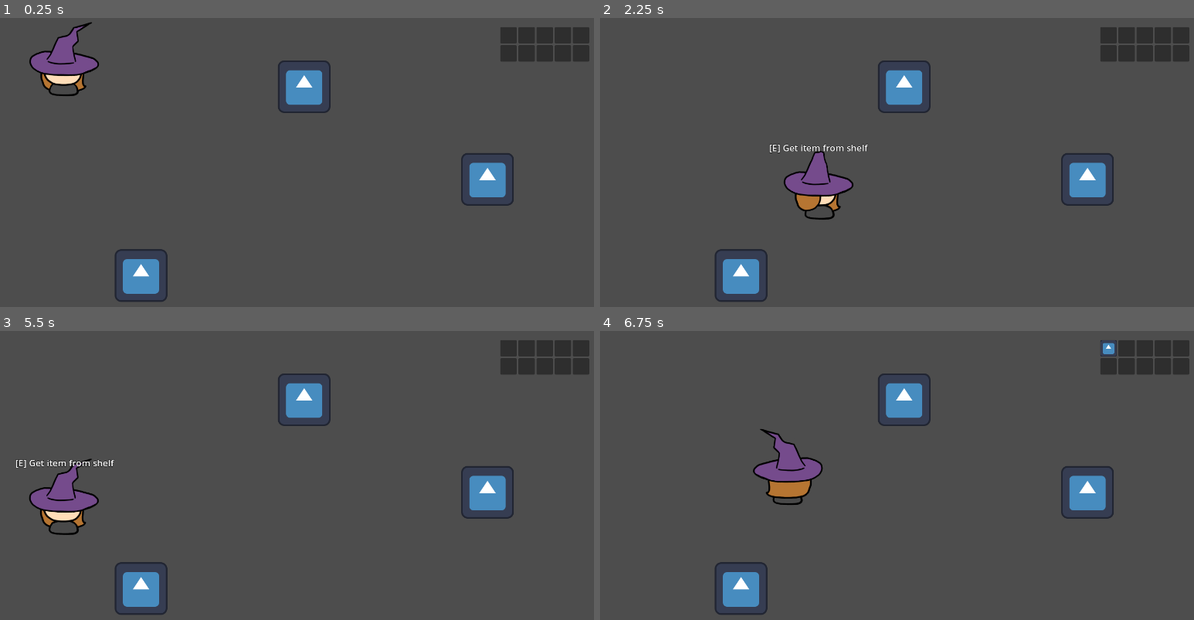
Above: before the commit, frames 1-4 (two rows, left to right).
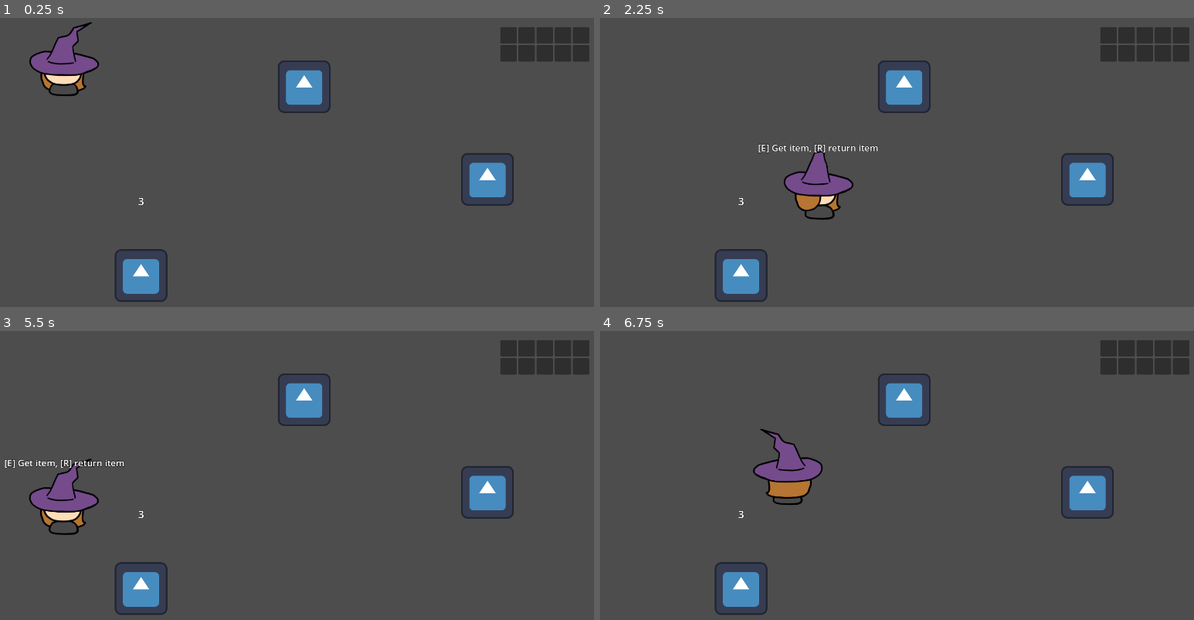
Above: after the commit, the same moments.

Repository: monaimerr/Ryhm-2
Game: Godot game, scene res://scenes/main/main.tscn
Two runs of this game, one before a commit and one after it. Both use one fixed random seed, a clock stepped at 60 frames per second and the inputs below. This scene is started directly instead of the project's main scene. The engine's default icon, where the game draws it, is replaced by a stand-in: a white triangle on a blue panel in a dark square.
Inputs (mouse positions are in pixels of both pictures, inside the frame that each line leads up to):
- Up to frame 1 (0.25 s): no input
- Up to frame 2 (2.25 s): tap Enter at 0.5 s; move the mouse to (1027, 165) at 0.52 s; press the mouse at (1027, 165) at 0.53 s; hold D (right) 0.53-1.28 s; tap E (interact) at 0.8, 1.35 s; move the mouse to (772, 200) at 1.27 s; release the mouse at (772, 200) at 1.28 s; hold S (down) 1.28-2.03 s; tap R (alternative interact, bound only after the commit) at 1.55 s; move the mouse to (956, 110) at 2.02 s; hold D (right) from 2.03 s (still down); hold R (alternative interact, bound only after the commit) from 2.03 s (still down)
- Up to frame 3 (5.5 s): click (356, 423) at 2.3 s; move the mouse to (261, 562) at 2.77 s; release D (right) at 2.78 s; release R (alternative interact, bound only after the commit) at 2.78 s; hold W (up) 2.78-3.53 s; click (261, 562) at 2.85 s; tap E (interact) at 3.05, 3.5, 5.3 s; move the mouse to (481, 544) at 3.52 s; hold E (interact) 3.53-4.28 s; hold A (left) 3.53-5.03 s; tap R (alternative interact, bound only after the commit) at 3.8, 4.35 s; move the mouse to (106, 446) at 4.27 s; click (106, 446) at 4.55 s; move the mouse to (326, 495) at 5.02 s; press the mouse at (326, 495) at 5.03 s; hold S (down) from 5.03 s (still down)
- Up to frame 4 (6.75 s): move the mouse to (801, 411) at 5.77 s; release S (down) at 5.78 s; release the mouse at (801, 411) at 5.78 s; hold D (right) 5.78-6.53 s; tap E (interact) at 5.85 s; tap R (alternative interact, bound only after the commit) at 6.05 s; move the mouse to (1027, 478) at 6.52 s; hold W (up) from 6.53 s (still down); hold R (alternative interact, bound only after the commit) from 6.53 s (still down)

The runs differ from the first frame. In frame 1, less than 0.1% of the frame differs, in the area x 23-25%, y 62-65%; in frame 2, 0.3%, in the area x 23-47%, y 43-65%; in frame 3, 0.3%; in frame 4, 0.1%.

Commit message:
Completed all the functionality of the shelf scene. It includes and item counter, get item and return item functionality. Required required additions to the interaction scripts

Diff:
--- a/flask/project.godot
+++ b/flask/project.godot
@@ -74,6 +74,11 @@
 "events": [Object(InputEventKey,"resource_local_to_scene":false,"resource_name":"","device":-1,"window_id":0,"alt_press …(192 unchanged characters)…
 ]
 }
+"alternative interact"={
+"deadzone": 0.2,
+"events": [Object(InputEventKey,"resource_local_to_scene":false,"resource_name":"","device":-1,"window_id":0,"alt_pressed":false,"shift_pressed":false,"ctrl_pressed":false,"meta_pressed":false,"pressed":false,"keycode":0,"physical_keycode":82,"key_label":0,"unicode":114,"location":0,"echo":false,"script":null)
+]
+}
 
 [physics]
 
--- a/flask/scenes/entities/objects/ingredient_shelf.tscn
+++ b/flask/scenes/entities/objects/ingredient_shelf.tscn
@@ -11,6 +11,11 @@
 [sub_resource type="RectangleShape2D" id="RectangleShape2D_hmms1"]
 size = Vector2(576, 320)
 
+[sub_resource type="LabelSettings" id="LabelSettings_d66vj"]
+font_size = 25
+outline_size = 2
+outline_color = Color(0, 0, 0, 1)
+
 [node name="IngredientShelf" type="StaticBody2D"]
 script = ExtResource("1_n20qf")
 item = ExtResource("2_d66vj")
@@ -22,7 +27,16 @@
 [node name="Sprite2D" type="Sprite2D" parent="."]
 
 [node name="Interactable" parent="." instance=ExtResource("2_l0nur")]
-interact_name = "[E] Get item from shelf"
+interact_name = "[E] Get item, [R] return item"
 
 [node name="CollisionShape2D" type="CollisionShape2D" parent="Interactable"]
 shape = SubResource("RectangleShape2D_hmms1")
+
+[node name="Label" type="Label" parent="."]
+offset_left = -56.0
+offset_top = -200.0
+offset_right = 56.0
+offset_bottom = -160.0
+label_settings = SubResource("LabelSettings_d66vj")
+horizontal_alignment = 1
+vertical_alignment = 1
--- a/flask/scripts/entities/objects/ingredient shelf/ingredients_shelf.gd
+++ b/flask/scripts/entities/objects/ingredient shelf/ingredients_shelf.gd
@@ -6,25 +6,40 @@
 extends StaticBody2D
 
 @onready var interactable: Area2D = $Interactable
+@onready var count_label: Label = $Label
 
 @export var item: Item
+@export var item_count: int = 3
 @export var texture: Texture2D
+
+var player_item_count: int = 0
 
 @onready var sprite_2d: Sprite2D = $Sprite2D
 
-var item_count: int = 3
+
 
 func _ready() -> void:
 	interactable.interact = _on_interact
+	interactable.interact2 = _on_interact2
 	sprite_2d.texture = texture
+	count_label.text = str(item_count)
 
 
 func _on_interact():
 
-	## if Input.is_action_pressed("click"):
-
-
 	if item.type == Item.Type.INGREDIENT and item_count > 0:
 		InventoryManager.add_item(item)
 		item_count = item_count - 1
+		player_item_count = player_item_count + 1
 		print(item_count)
+		count_label.text = str(item_count)
+
+
+func _on_interact2():
+
+	if item.type == Item.Type.INGREDIENT and player_item_count > 0:
+		InventoryManager.remove_item(item)
+		item_count = item_count + 1
+		player_item_count = player_item_count - 1
+		print(item_count)
+		count_label.text = str(item_count)
--- a/flask/scripts/interaction/interacting_component.gd
+++ b/flask/scripts/interaction/interacting_component.gd
@@ -19,6 +19,16 @@
 
 			can_interact = true
 
+	if event.is_action_pressed("alternative interact") and can_interact:
+		if current_interactions:
+			can_interact = false
+			interact_label.hide()
+
+			await current_interactions[0].interact2.call()
+
+			can_interact = true
+
+
 func _process(_delta: float) -> void:
 	if current_interactions and can_interact:
 		current_interactions.sort_custom(_sort_by_nearest)
--- a/flask/scripts/interaction/interaction_area.gd
+++ b/flask/scripts/interaction/interaction_area.gd
@@ -10,3 +10,6 @@
 
 var interact: Callable = func():
 	pass
+
+var interact2: Callable = func():
+	pass
Not shown: 1 places in flask/scenes/entities/objects/ingredient_shelf.tscn that only renumber resources
